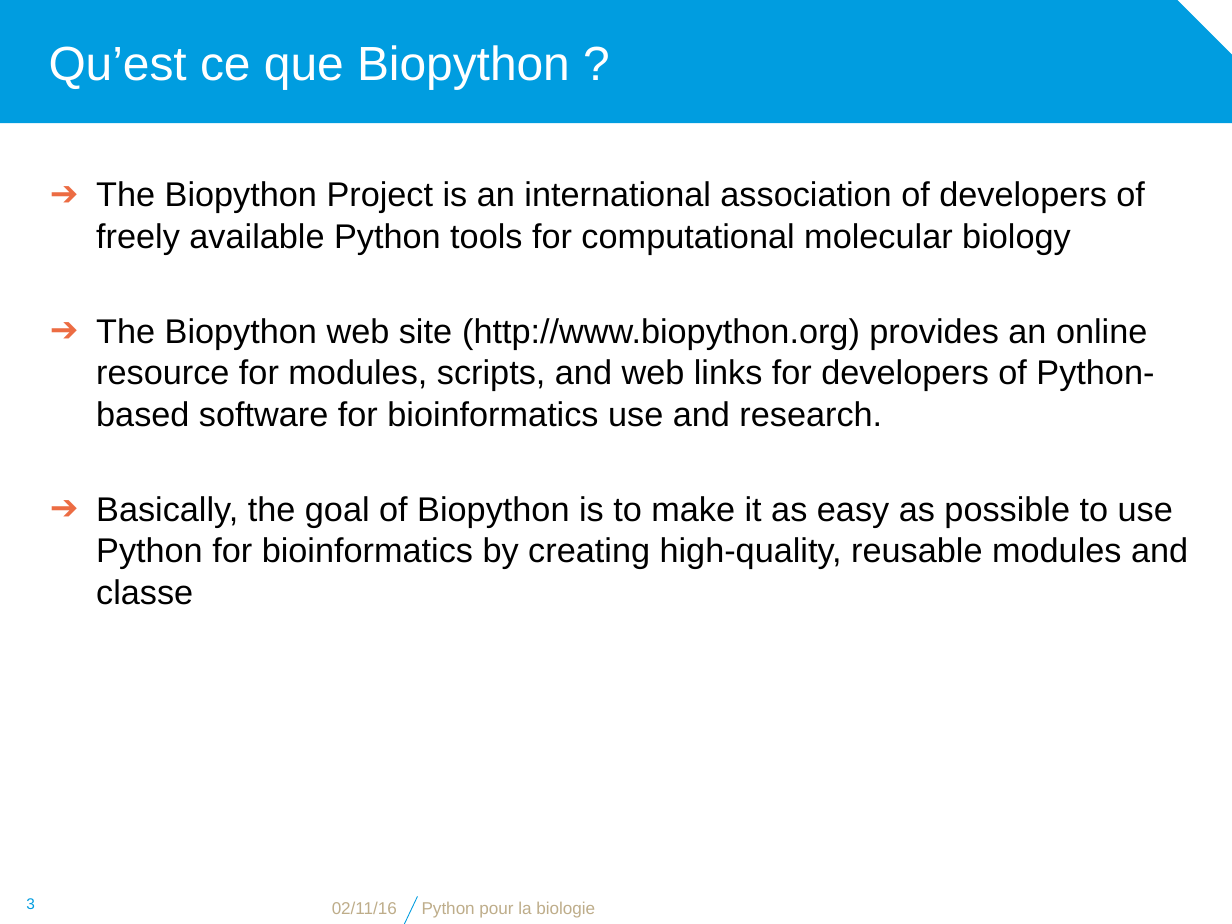
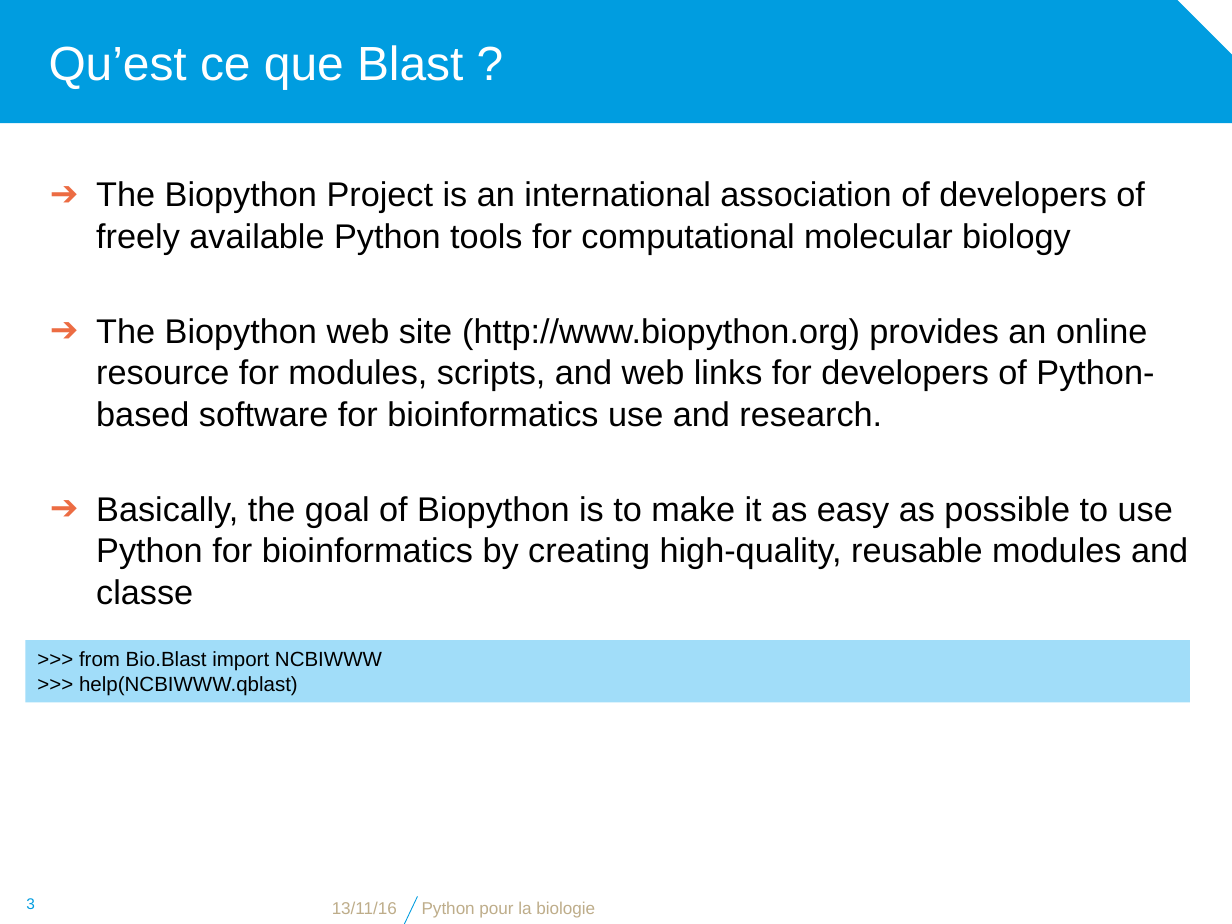
Before and after one commit to bdartigues/python_cnrs_formation, a slide deck: slide 3 of slides/python_biopython_Blast.pptx. Drawn at 1232x924 pixels with LibreOffice and Linux fonts; fonts in the diff are those of the drawing; background and template pictures are left out. Boxes give left, top, right and bottom in pixels: in the first picture for what was removed or moved away, otherwise in the second. Text is boxed around its words. In the diff, an @@ line names an element or a change of style, - is before the commit and + after.

```diff
--- a/slides/python_biopython_Blast.pptx
+++ b/slides/python_biopython_Blast.pptx
@@ title at (x1=49, y1=45, x2=463, y2=89): text changed @@
-Qu’est ce que Biopython ?
+Qu’est ce que Blast ?
@@ rectangle added at (x1=26, y1=641, x2=1190, y2=702), fill #A1DDF9, 12 pt, text #000000 @@
+>>> from Bio.Blast import NCBIWWW
+>>> help(NCBIWWW.qblast)
@@ text at (x1=332, y1=901, x2=397, y2=914): text changed @@
-02/11/16
+13/11/16
```
Also in this commit, not shown: 2 other slides changed, 5 slides added, 29 slides removed, 4 other files.
